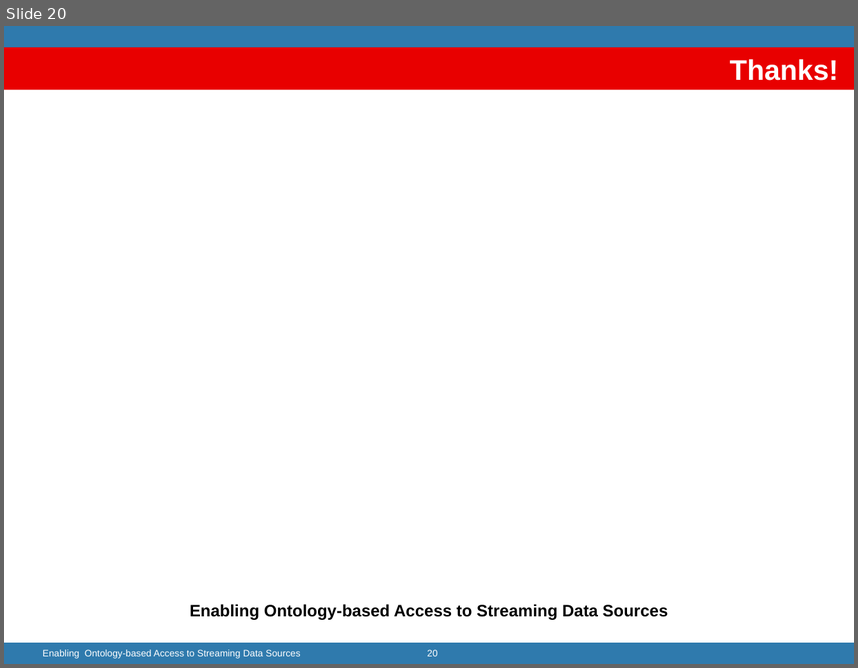
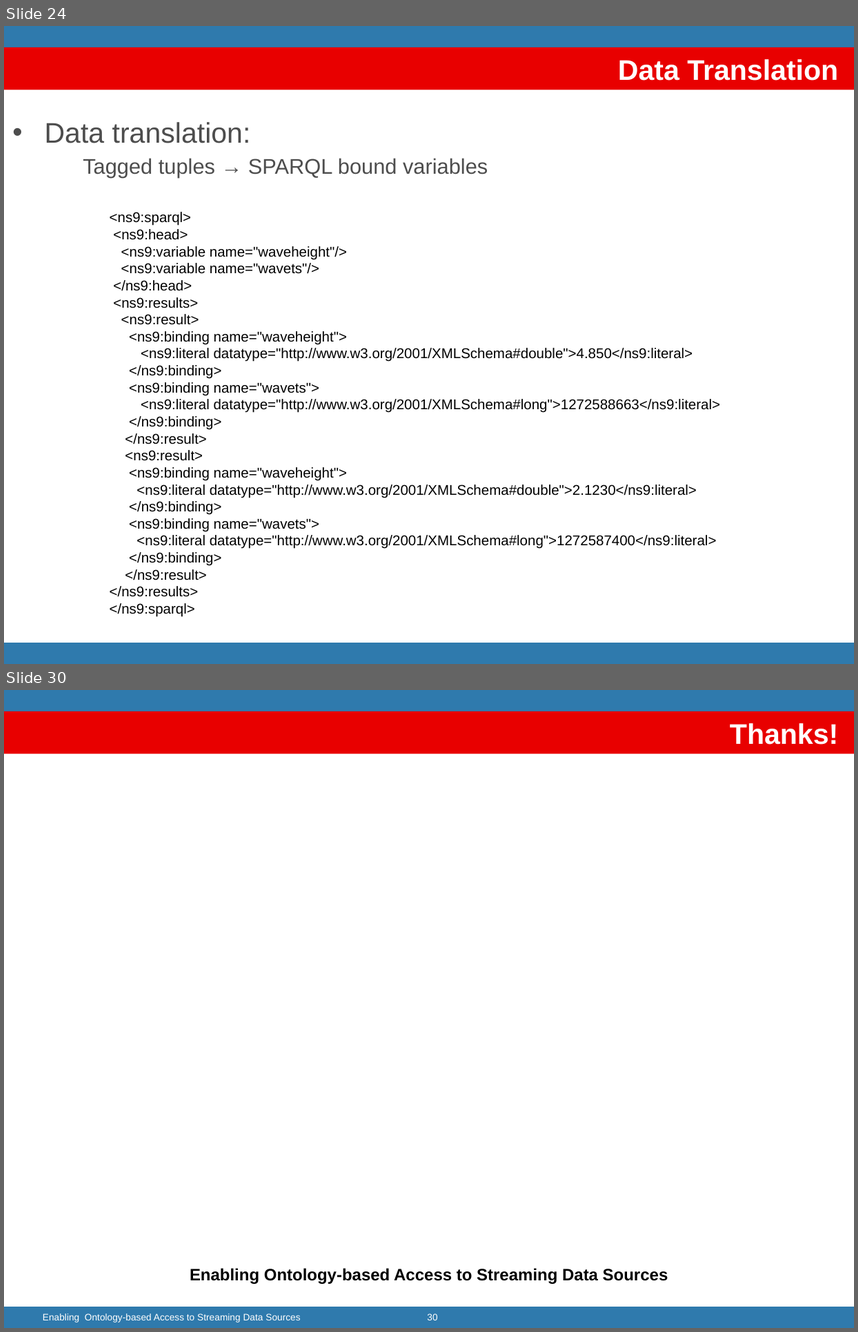
Before and after one commit to jpcik/morph-streams, a slide deck: doc/dis/EnablingStreamingDA/Enabling ontology-based Streaming Data Access.pptx. Shown one above the other, each under a label of ours: slide 20 before the commit, slides 24 and 30 after it; the slides between them are not shown. The pictures are 858x668 and 858x1332 pixels, drawn with LibreOffice and Linux fonts; fonts in the diff are those of the drawing; background and template pictures are left out. Boxes give left, top, right and bottom in pixels: in the first picture for what was removed or moved away, otherwise in the second. Text is boxed around its words. In the diff, an @@ line names an element or a change of style, - is before the commit and + after.

```diff
--- a/doc/dis/EnablingStreamingDA/Enabling ontology-based Streaming Data Access.pptx
+++ b/doc/dis/EnablingStreamingDA/Enabling ontology-based Streaming Data Access.pptx
@@ slide 24 added at bbox=[4, 26, 854, 664], background #FFFFFF; not listed: 3 template elements that a slide beside it also shows @@
@@ title added at bbox=[618, 59, 838, 81], 24 pt, text #FFFFFF, bold @@
+Data Translation
@@ text added at bbox=[45, 122, 488, 178], 18 pt, text #4D4D4D @@
+• Data translation:
+Tagged tuples → SPARQL bound variables
@@ text added at bbox=[110, 212, 721, 617], 12 pt, text #000000 @@
+<ns9:sparql>
+<ns9:head>
+<ns9:variable name="waveheight"/>
+<ns9:variable name="wavets"/>
+</ns9:head>
+<ns9:results>
+<ns9:result>
+<ns9:binding name="waveheight">
+<ns9:literal datatype="http://www.w3.org/2001/XMLSchema#double">4.850</ns9:literal>
+</ns9:binding>
+<ns9:binding name="wavets">
+<ns9:literal datatype="http://www.w3.org/2001/XMLSchema#long">1272588663</ns9:literal>
+</ns9:binding>
+</ns9:result>
+<ns9:result>
+<ns9:binding name="waveheight">
+<ns9:literal datatype="http://www.w3.org/2001/XMLSchema#double">2.1230</ns9:literal>
+</ns9:binding>
+<ns9:binding name="wavets">
+<ns9:literal datatype="http://www.w3.org/2001/XMLSchema#long">1272587400</ns9:literal>
+</ns9:binding>
+</ns9:result>
+</ns9:results>
+</ns9:sparql>
@@ what was slide 20 is now slide 30 @@
```
Also in this commit, not shown: 13 slides changed, 17 other slides added.
